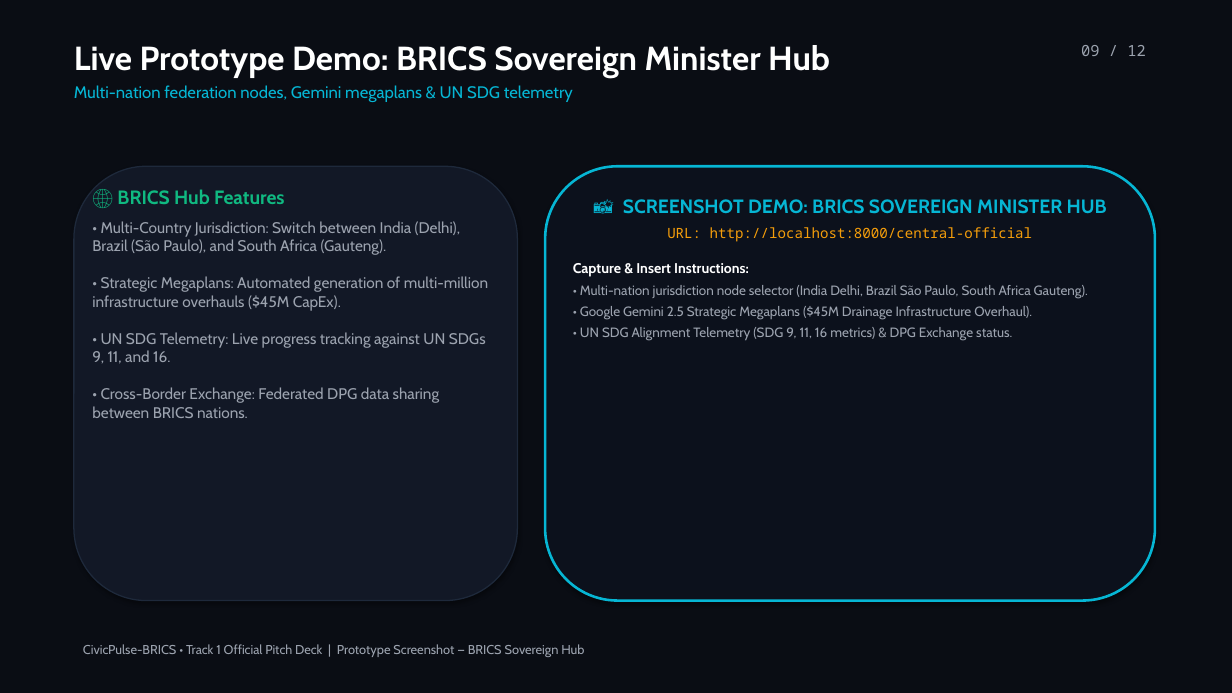
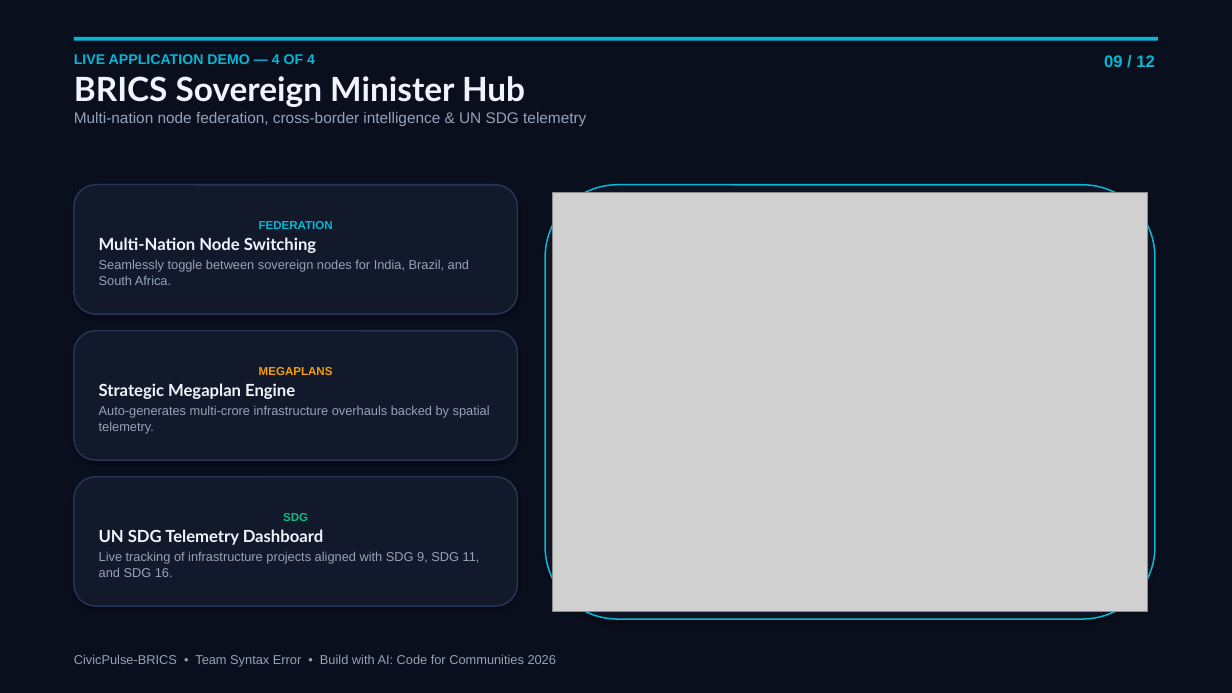
Before and after one commit to ParasSingh29/CivicPulse-BRICS, a slide deck: slide 9 of CivicPulse-BRICS_Pitch_Deck.pptx (slide 10 before the commit). Drawn at 1232x693 pixels with LibreOffice and Linux fonts; fonts in the diff are those of the drawing; grey boxes stand for pictures. Boxes give left, top, right and bottom in pixels: in the first picture for what was removed or moved away, otherwise in the second. Text is boxed around its words. In the diff, an @@ line names an element or a change of style, - is before the commit and + after.

Commit message:
feat: add new pitch deck, update PPTX team roles, and add WhatsApp/Telegram coming soon

```diff
--- a/CivicPulse-BRICS_Pitch_Deck.pptx
+++ b/CivicPulse-BRICS_Pitch_Deck.pptx
@@ background #0A0D14 to #FFFFFF @@
@@ rectangle added at [0, 0, 1232, 693], fill #0A0F1D @@
@@ text at [74, 54, 586, 126]: text changed; size 13 to 12 pt; font Cabin to Arial; text colour #06B6D4 to #94A3B8 @@
-Live Prototype Demo: BRICS Sovereign Minister Hub
-Multi-nation federation nodes, Gemini megaplans & UN SDG telemetry
+LIVE APPLICATION DEMO — 4 OF 4
+BRICS Sovereign Minister Hub
+Multi-nation node federation, cross-border intelligence & UN SDG telemetry
@@ rectangle added at [74, 37, 1158, 41], fill #06B6D4 @@
@@ text "09 / 12": place and size @@
-text "09 / 12" at [1081, 45, 1145, 56]
+text "09 / 12" at [1104, 55, 1155, 67]
@@ text "09 / 12" at [1104, 55, 1155, 67]: size 12 to 13 pt, font Noto Sans Mono to Arial, text colour #9CA3AF to #06B6D4, bold on @@
@@ rounded rectangle removed at [74, 166, 518, 601] @@
@@ rounded rectangle added at [74, 185, 518, 314], fill #12192B, outline #263455 1.2 pt, 10 pt, text #94A3B8 @@
+FEDERATION
+Multi-Nation Node Switching
+Seamlessly toggle between sovereign nodes for India, Brazil, and South Africa.
@@ text removed at [92, 189, 488, 418] @@
-🌐 BRICS Hub Features
-• Multi-Country Jurisdiction: Switch between India (Delhi), Brazil (São Paulo), and South Africa (Gauteng).
-• Strategic Megaplans: Automated generation of multi-million infrastructure overhauls ($45M CapEx).
-• UN SDG Telemetry: Live progress tracking against UN SDGs 9, 11, and 16.
-• Cross-Border Exchange: Federated DPG data sharing between BRICS nations.
@@ rounded rectangle: place and size @@
-rounded rectangle at [545, 166, 1155, 601]
+rounded rectangle at [545, 185, 1155, 619]
@@ rounded rectangle at [545, 185, 1155, 619]: fill #0C111C to #0E1424; outline #06B6D4 2 pt to #06B6D4 1.2 pt @@
@@ picture added at [553, 192, 1148, 612] @@
@@ text removed at [573, 199, 1107, 341] @@
-📸 SCREENSHOT DEMO: BRICS SOVEREIGN MINISTER HUB
-URL: http://localhost:8000/central-official
-Capture & Insert Instructions:
-• Multi-nation jurisdiction node selector (India Delhi, Brazil São Paulo, South Africa Gauteng).
-• Google Gemini 2.5 Strategic Megaplans ($45M Drainage Infrastructure Overhaul).
-• UN SDG Alignment Telemetry (SDG 9, 11, 16 metrics) & DPG Exchange status.
@@ rounded rectangle added at [74, 331, 518, 460], fill #12192B, outline #263455 1.2 pt, 10 pt, text #94A3B8 @@
+MEGAPLANS
+Strategic Megaplan Engine
+Auto-generates multi-crore infrastructure overhauls backed by spatial telemetry.
@@ rounded rectangle added at [74, 477, 518, 606], fill #12192B, outline #263455 1.2 pt, 10 pt, text #94A3B8 @@
+SDG
+UN SDG Telemetry Dashboard
+Live tracking of infrastructure projects aligned with SDG 9, SDG 11, and SDG 16.
@@ text added at [74, 654, 556, 667], 10 pt, text #94A3B8 @@
+CivicPulse-BRICS • Team Syntax Error • Build with AI: Code for Communities 2026
@@ text removed at [83, 644, 584, 657] @@
-CivicPulse-BRICS • Track 1 Official Pitch Deck | Prototype Screenshot — BRICS Sovereign Hub
```
Also in this commit, not shown: 8 other slides changed, 3 slides added, 3 slides removed, 8 other files.
